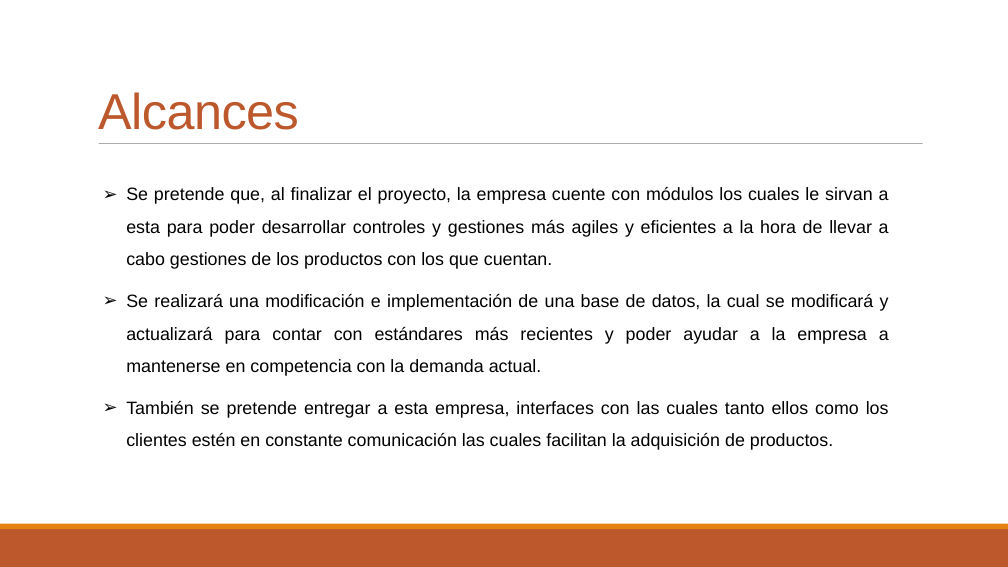
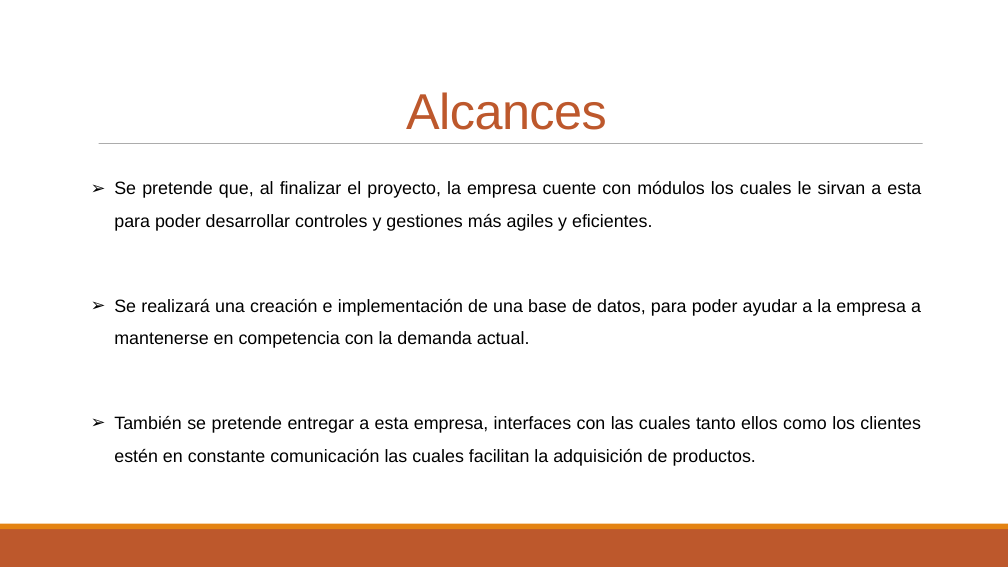
Before and after one commit to Edwinutec2017/tesisoracle-, a slide deck: slide 4 of nuevo/diapositiva_policomerce.pptx. Drawn at 1008x567 pixels with LibreOffice and Linux fonts; fonts in the diff are those of the drawing. Boxes give left, top, right and bottom in pixels: in the first picture for what was removed or moved away, otherwise in the second. Text is boxed around its words. In the diff, an @@ line names an element or a change of style, - is before the commit and + after.

```diff
--- a/nuevo/diapositiva_policomerce.pptx
+++ b/nuevo/diapositiva_policomerce.pptx
@@ text "Alcances" at [406, 92, 607, 130]: alignment left to centre @@
@@ subtitle "Se pretende que, al finalizar ...": place and size @@
-subtitle "Se pretende que, al finalizar ..." at [126, 187, 889, 450]
+subtitle "Se pretende que, al finalizar ..." at [114, 181, 921, 466]
@@ subtitle at [114, 181, 921, 348]: text changed @@
-➢ Se pretende que, al finalizar el proyecto, la empresa cuente con módulos los cuales le sirvan a esta para poder desarrollar controles y gestiones más agiles y eficientes a la hora de llevar a cabo gestiones de los productos con los que cuentan.
-➢ Se realizará una modificación e implementación de una base de datos, la cual se modificará y actualizará para contar con estándares más recientes y poder ayudar a la empresa a mantenerse en competencia con la demanda actual.
+➢ Se pretende que, al finalizar el proyecto, la empresa cuente con módulos los cuales le sirvan a esta para poder desarrollar controles y gestiones más agiles y eficientes.
+➢ Se realizará una creación e implementación de una base de datos, para poder ayudar a la empresa a mantenerse en competencia con la demanda actual.
```
Also in this commit, not shown: 7 other slides changed, 1 slide added, 1 slide removed, 1 other file.
